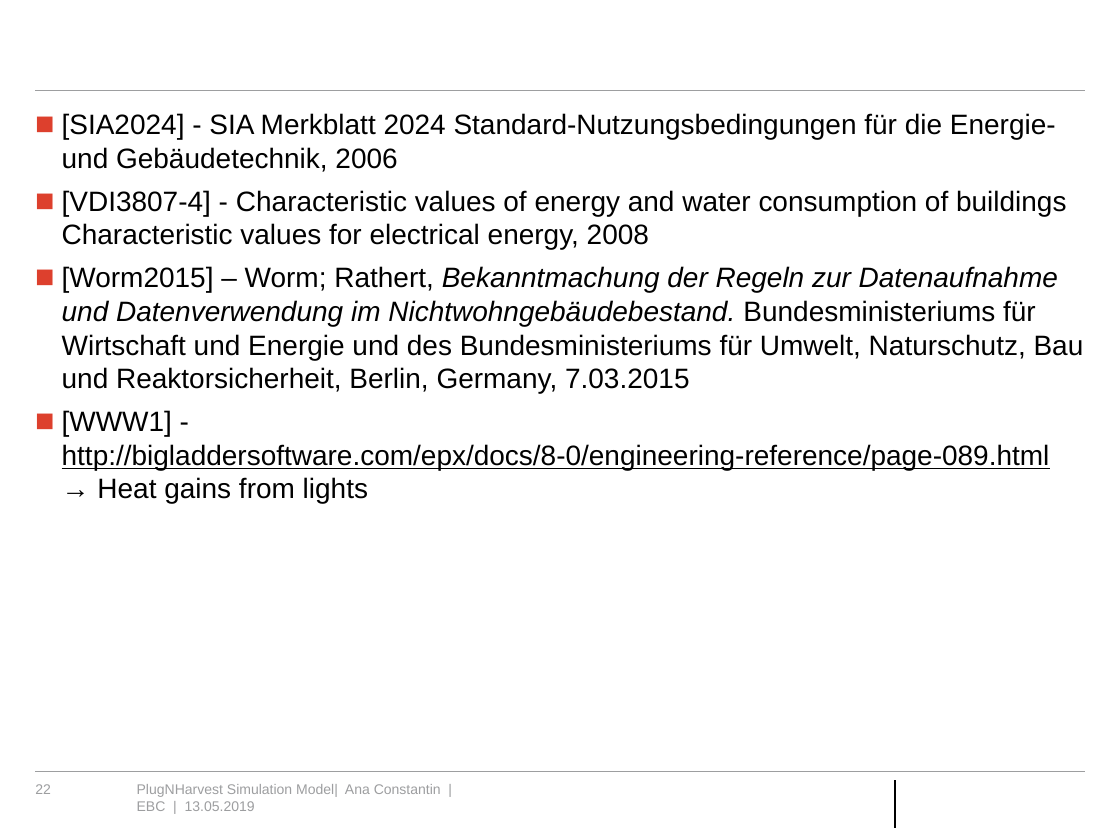
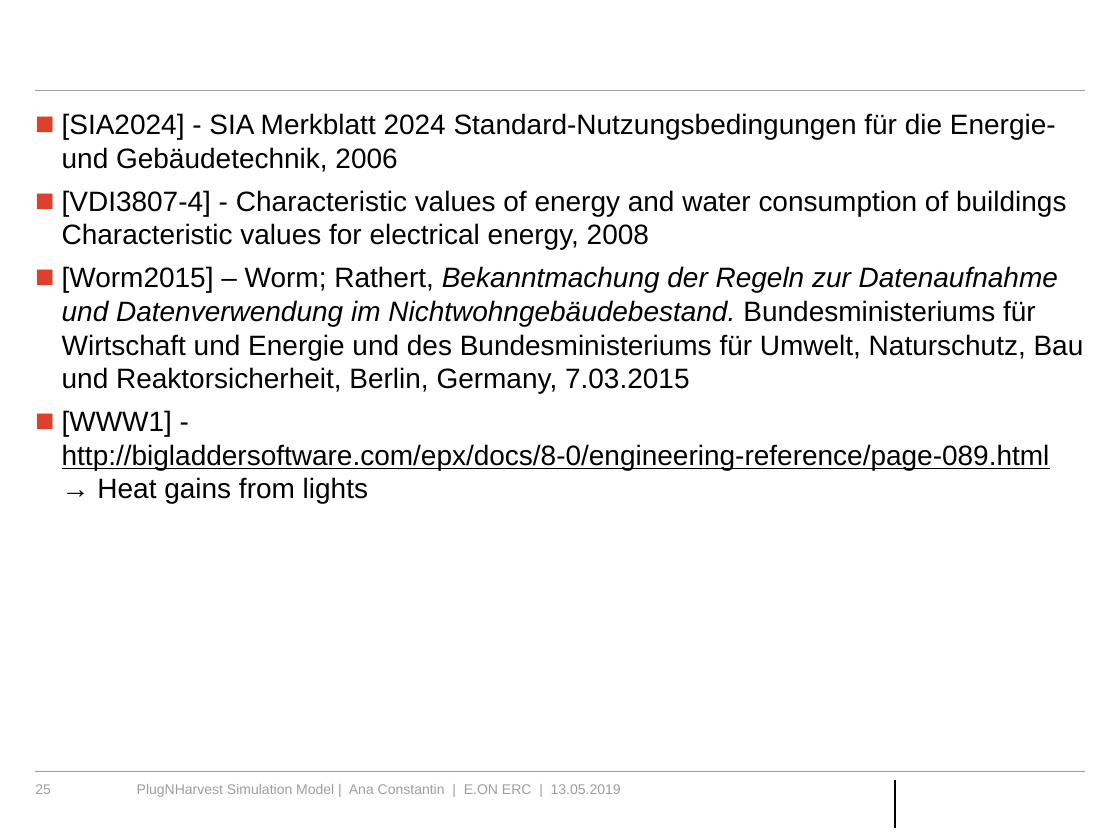
Before and after one commit to RWTH-EBC/AixLib, a slide deck: slide 25 of AixLib/Resources/PlugNHarvest/Presentation PlugNHarvest Model.pptx (slide 22 before the commit). Drawn at 1120x840 pixels with LibreOffice and Linux fonts; fonts in the diff are those of the drawing; background and template pictures are left out. Boxes give left, top, right and bottom in pixels: in the first picture for what was removed or moved away, otherwise in the second. Text is boxed around its words. In the diff, an @@ line names an element or a change of style, - is before the commit and + after.

```diff
--- a/AixLib/Resources/PlugNHarvest/Presentation PlugNHarvest Model.pptx
+++ b/AixLib/Resources/PlugNHarvest/Presentation PlugNHarvest Model.pptx
@@ page number at (35, 784, 51, 794): text changed @@
-22
+25
@@ text at (137, 784, 621, 797): text changed @@
-PlugNHarvest Simulation Model| Ana Constantin | EBC | 13.05.2019
+PlugNHarvest Simulation Model | Ana Constantin | E.ON ERC | 13.05.2019
```
Also in this commit, not shown: 20 other slides changed, 3 slides added, 1 slide removed, 1 other file.
